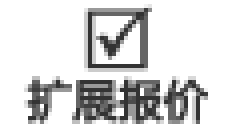
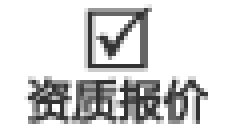
Layer changes from the first 228 x 128 image to the second:
renamed "扩展报价" to "资质报价", painted on it over bbox(24, 76, 120, 124)
